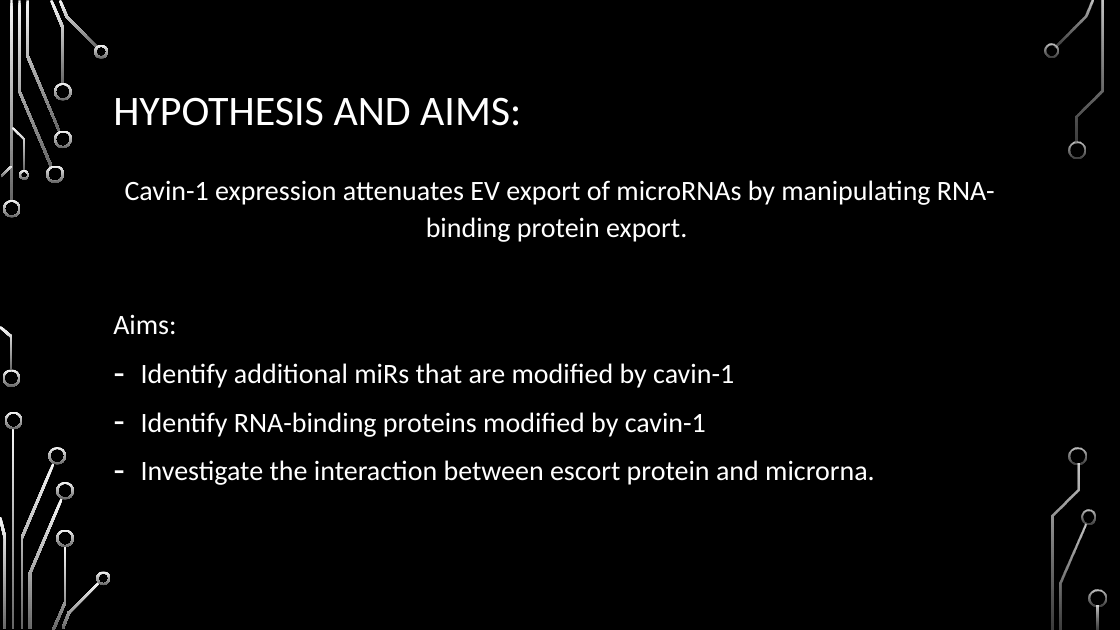
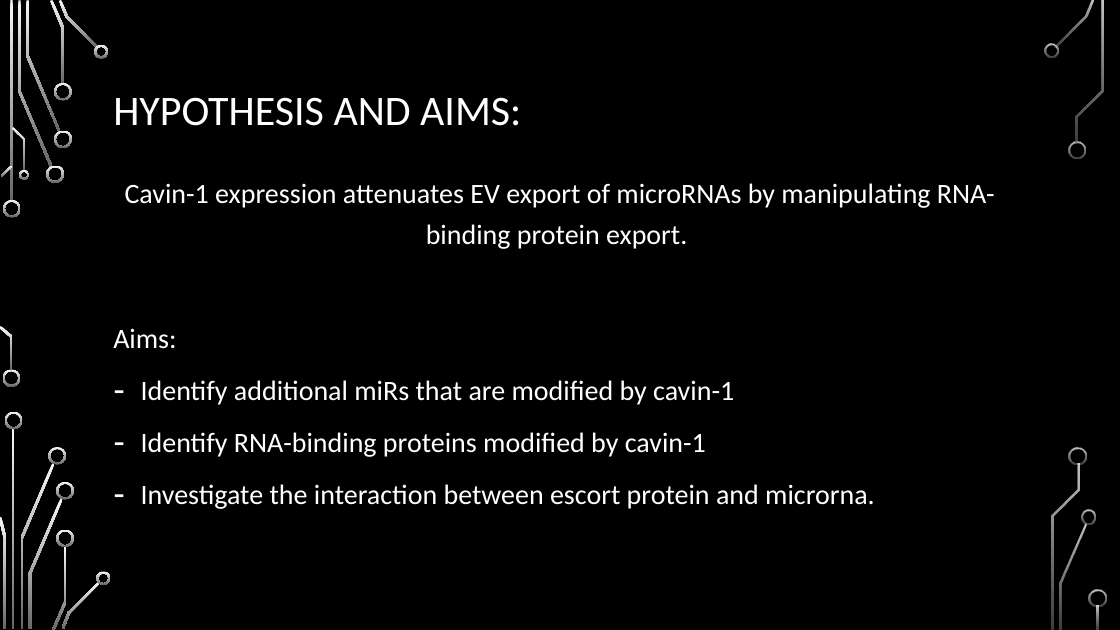
Before and after one commit to HarleyRobinson/Honours2, a slide deck: slide 5 of BackgroundInfo/MeetingSept.pptx. Drawn at 1120x630 pixels with LibreOffice and Linux fonts; fonts in the diff are those of the drawing; background and template pictures are left out. Boxes give left, top, right and bottom in pixels: in the first picture for what was removed or moved away, otherwise in the second. Text is boxed around its words. In the diff, an @@ line names an element or a change of style, - is before the commit and + after.

```diff
--- a/BackgroundInfo/MeetingSept.pptx
+++ b/BackgroundInfo/MeetingSept.pptx
@@ text "Cavin-1 expression attenuates EV export ..." at bbox=[113, 183, 995, 509]: line spacing 1.1 to 1.2 @@
```
Also in this commit, not shown: 3 other slides changed, 3 other files.
